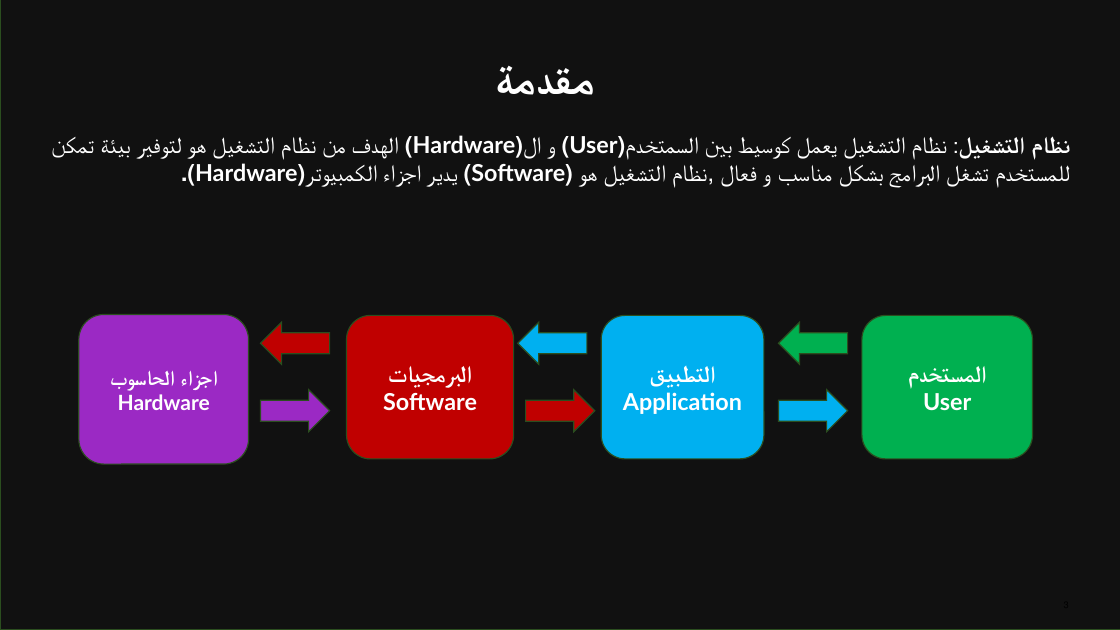
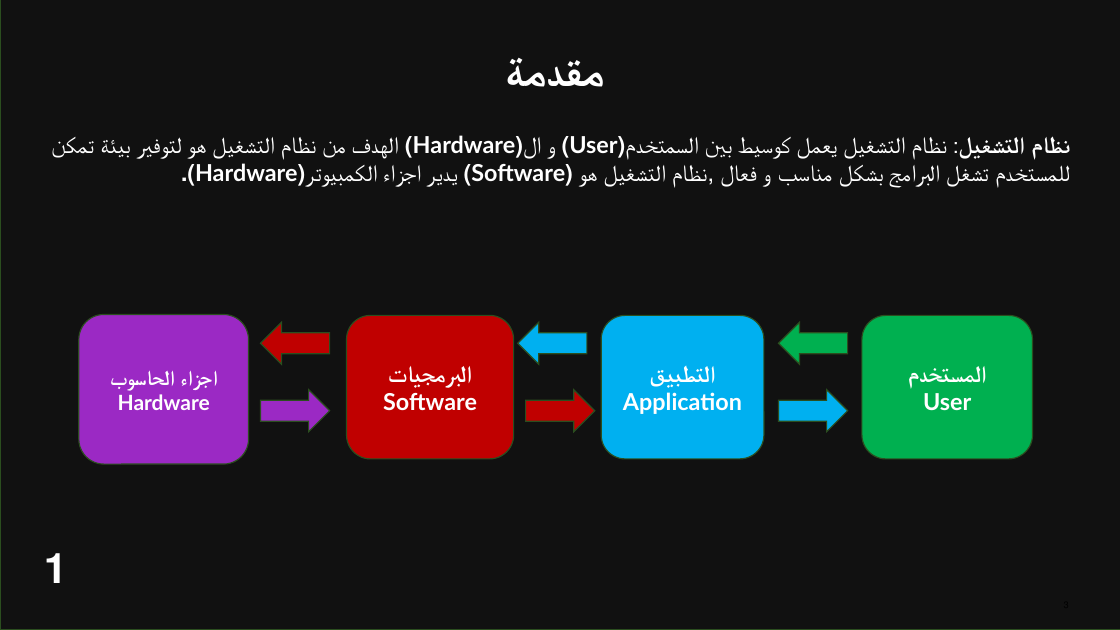
Before and after one commit to fullstackdeveloper3/Songs, a slide deck: slide 3 of gg.pptx. Drawn at 1120x630 pixels with LibreOffice and Linux fonts; fonts in the diff are those of the drawing; background and template pictures are left out; a plain dark background stands for a picture behind light text. Boxes give left, top, right and bottom in pixels: in the first picture for what was removed or moved away, otherwise in the second. Text is boxed around its words. In the diff, an @@ line names an element or a change of style, - is before the commit and + after.

```diff
--- a/gg.pptx
+++ b/gg.pptx
@@ text "مقدمة": place and size @@
-text "مقدمة" at [495, 66, 595, 95]
+text "مقدمة" at [506, 58, 606, 87]
@@ text added at [44, 553, 67, 583], 36 pt, text #FFFFFF, bold @@
+1
```
Also in this commit, not shown: 4 other slides changed, 2 slides added.
